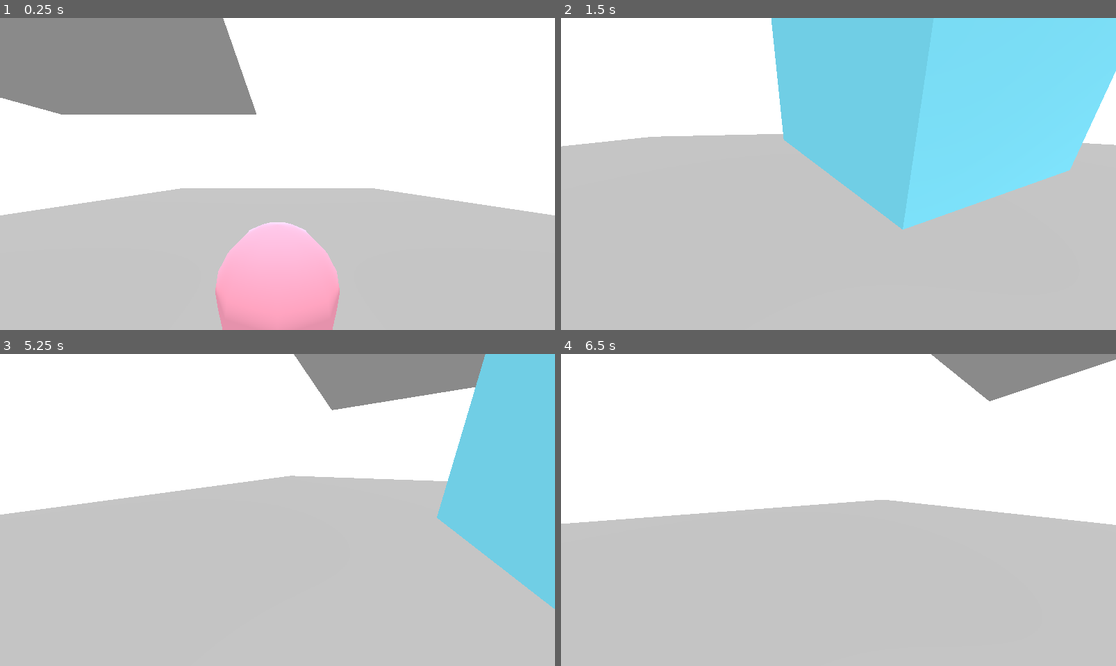
Above: before the commit, frames 1-4 (two rows, left to right).
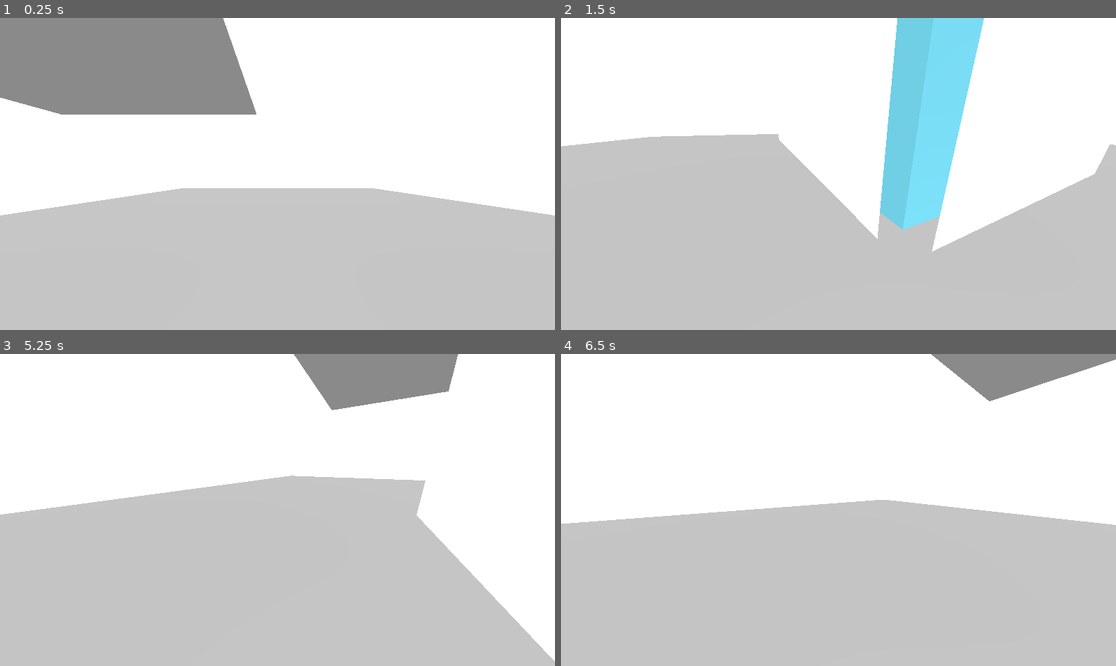
Above: after the commit, the same moments.

Repository: kennethbchen/Memory-Mall-Game
Game: Godot game, scene res://game.tscn
Same seed, same stepped clock (60 frames per second), same inputs: the game is played once before the commit and once after it.
Inputs (mouse positions are in pixels of both pictures, inside the frame that each line leads up to):
- Up to frame 1 (0.25 s): no input
- Up to frame 2 (1.5 s): move the mouse to (960, 158) at 0.52 s; press the mouse at (960, 158) at 0.53 s; hold D (game_right) 0.53-1.28 s; move the mouse to (810, 174) at 1.27 s; release the mouse at (810, 174) at 1.28 s; hold W (game_forward) from 1.28 s (still down); click (810, 174) at 1.35 s
- Up to frame 3 (5.25 s): keep holding W (game_forward); move the mouse to (288, 503) at 2.02 s; press the mouse at (288, 503) at 2.03 s; tap Enter at 2.75 s; move the mouse to (271, 516) at 2.77 s; release the mouse at (271, 516) at 2.78 s; click (271, 516) at 2.85 s; move the mouse to (316, 513) at 3.52 s; press the mouse at (316, 513) at 3.53 s; tap Space at 4.25 s; move the mouse to (233, 506) at 4.27 s; release the mouse at (233, 506) at 4.28 s; click (233, 506) at 4.35 s; move the mouse to (283, 510) at 5.02 s; press the mouse at (283, 510) at 5.03 s
- Up to frame 4 (6.5 s): move the mouse to (816, 503) at 5.77 s; release W (game_forward) at 5.78 s; release the mouse at (816, 503) at 5.78 s; hold D (game_right) from 5.78 s (still down); click (816, 503) at 5.85 s

The runs differ from the first frame. In frame 1, 6.4% of the frame differs, in the area x 38-62%, y 65-100%; in frame 2, 27%, in the area x 37-100%, y 0-75%; in frame 3, 16%; in frame 4, nothing differs.

Commit message:
Tried making inverse hull outline shader but it doesn't work on sharp edges

Diff:
--- a/game.tscn
+++ b/game.tscn
@@ -1,8 +1,9 @@
-[gd_scene load_steps=10 format=3 uid="uid://xdyu47f6bedw"]
+[gd_scene load_steps=11 format=3 uid="uid://xdyu47f6bedw"]
 
 [ext_resource type="Script" path="res://scripts/orbit_camera_controller.gd" id="1_20s52"]
 [ext_resource type="Script" path="res://scripts/debug_commands.gd" id="1_ql8j7"]
 [ext_resource type="Script" path="res://scripts/player.gd" id="3_lntuk"]
+[ext_resource type="Material" uid="uid://dyp3iys4dtylf" path="res://geo_outline_material.tres" id="4_8ela3"]
 
 [sub_resource type="ProceduralSkyMaterial" id="ProceduralSkyMaterial_xiae6"]
 
@@ -17,10 +18,11 @@
 [sub_resource type="CapsuleShape3D" id="CapsuleShape3D_qwty5"]
 
 [sub_resource type="StandardMaterial3D" id="StandardMaterial3D_fv2lo"]
+next_pass = ExtResource("4_8ela3")
 albedo_color = Color(0.439216, 0.807843, 0.898039, 1)
 
-[sub_resource type="StandardMaterial3D" id="StandardMaterial3D_8q2xt"]
-albedo_color = Color(0.898039, 0.572549, 0.67451, 1)
+[sub_resource type="BoxMesh" id="BoxMesh_j8yct"]
+material = ExtResource("4_8ela3")
 
 [node name="Game" type="Node3D"]
 
@@ -80,9 +82,6 @@
 use_collision = true
 size = Vector3(2.02344, 5.25684, 6.4314)
 
-[node name="CSGSphere3D" type="CSGSphere3D" parent="."]
-transform = Transform3D(1, 0, 0, 0, 1, 0, 0, 0, 1, 0, 0.407125, -3.81947)
-radius = 1.452
-radial_segments = 9
-rings = 10
-material = SubResource("StandardMaterial3D_8q2xt")
+[node name="MeshInstance3D" type="MeshInstance3D" parent="."]
+transform = Transform3D(1, 0, 0, 0, 1, 0, 0, 0, 1, 0, 7.85774, 0)
+mesh = SubResource("BoxMesh_j8yct")
--- /dev/null
+++ b/geo_outline.gdshader
@@ -0,0 +1,20 @@
+shader_type spatial;
+render_mode unshaded;
+
+uniform sampler2D SCREEN_TEXTURE: hint_screen_texture, filter_linear_mipmap;
+
+uniform vec3 outline_color: source_color = vec3(0.0);
+uniform float outline_thickness = 2;
+
+void vertex() {
+	VERTEX = VERTEX + NORMAL * outline_thickness;
+}
+
+void fragment() {
+	// Called for every pixel the material is visible on.
+}
+
+//void light() {
+	// Called for every pixel for every light affecting the material.
+	// Uncomment to replace the default light processing function with this one.
+//}
--- /dev/null
+++ b/geo_outline_material.tres
@@ -0,0 +1,9 @@
+[gd_resource type="ShaderMaterial" load_steps=2 format=3 uid="uid://dyp3iys4dtylf"]
+
+[ext_resource type="Shader" path="res://geo_outline.gdshader" id="1_jbjl3"]
+
+[resource]
+render_priority = 0
+shader = ExtResource("1_jbjl3")
+shader_parameter/outline_color = Color(0, 0, 0, 1)
+shader_parameter/outline_thickness = 0.505
